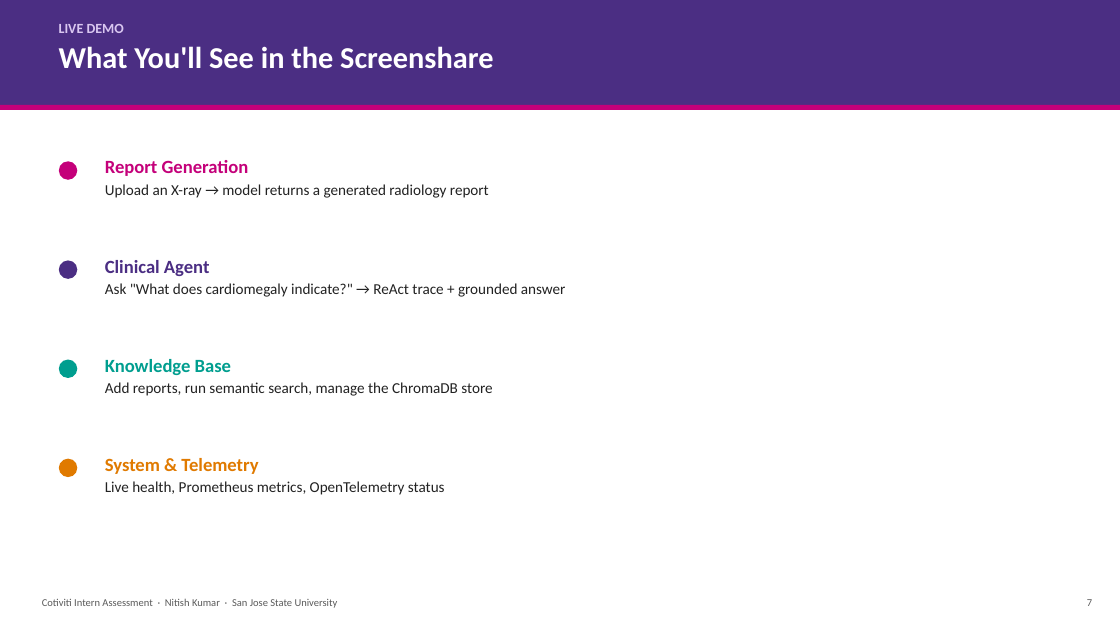
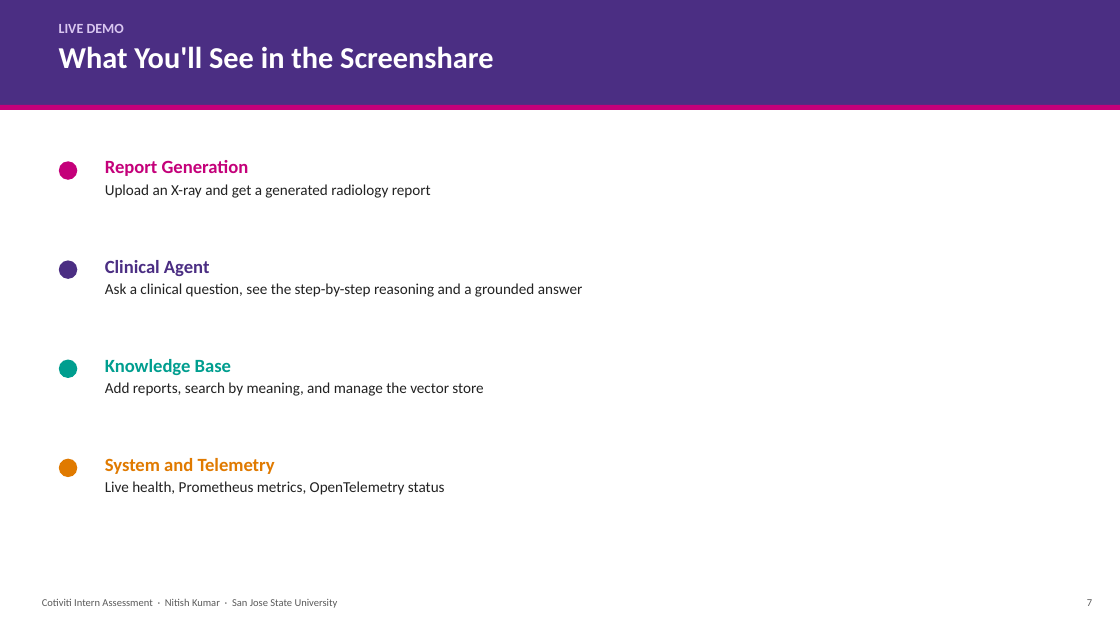
Before and after one commit to nitishhrms/cotiviti-intern-assessment, a slide deck: slide 7 of deliverables/Nitish_Kumar_Presentation.pptx. Drawn at 1120x630 pixels with LibreOffice and Linux fonts; fonts in the diff are those of the drawing. Boxes give left, top, right and bottom in pixels: in the first picture for what was removed or moved away, otherwise in the second. Text is boxed around its words. In the diff, an @@ line names an element or a change of style, - is before the commit and + after.

```diff
--- a/deliverables/Nitish_Kumar_Presentation.pptx
+++ b/deliverables/Nitish_Kumar_Presentation.pptx
@@ text at <box>105,184,431,198</box>: text changed @@
-Upload an X-ray → model returns a generated radiology report
+Upload an X-ray and get a generated radiology report
@@ text at <box>105,283,583,297</box>: text changed @@
-Ask "What does cardiomegaly indicate?" → ReAct trace + grounded answer
+Ask a clinical question, see the step-by-step reasoning and a grounded answer
@@ text at <box>105,382,483,396</box>: text changed @@
-Add reports, run semantic search, manage the ChromaDB store
+Add reports, search by meaning, and manage the vector store
@@ text at <box>105,458,275,474</box>: text changed @@
-System & Telemetry
+System and Telemetry
```
Also in this commit, not shown: 6 other slides changed, 1 other file.
